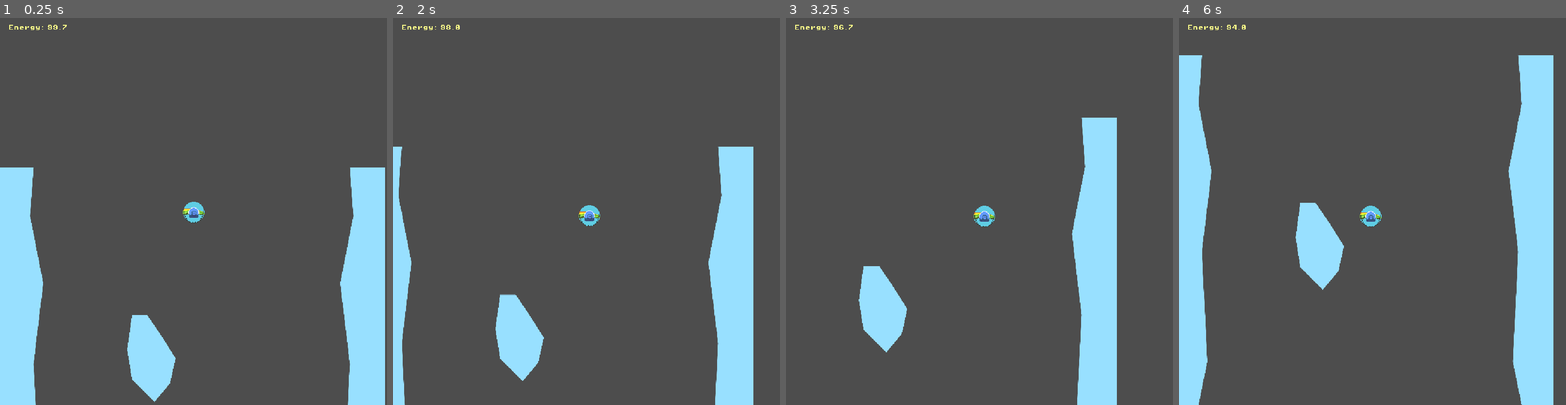
Above: before the commit, frames 1-4 (left to right).
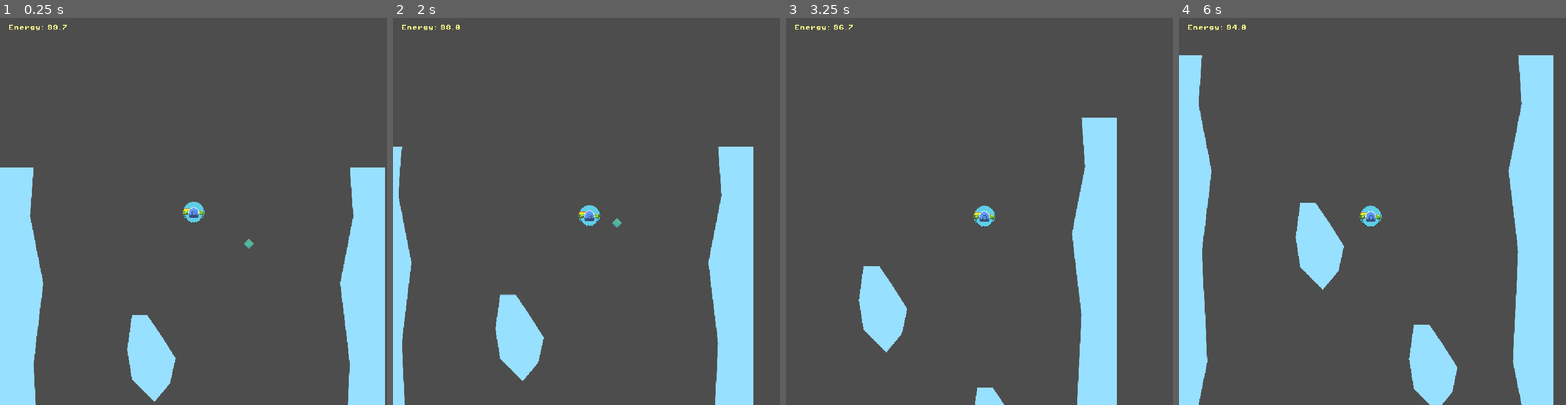
Above: after the commit, the same moments.

Repository: hawkstein/ld57-europan-expedition
Game: Godot game, scene res://scenes/game.tscn
Two runs of this game, one before a commit and one after it. Both use one fixed random seed, a clock stepped at 60 frames per second and the inputs below.
Inputs:
- Up to frame 1 (0.25 s): no input
- Up to frame 2 (2 s): hold Right (thrust_right) 0.53-1.28 s; tap Space (deploy_waystation) at 0.6, 1.35 s; hold Down (thrust_down) from 1.28 s (still down)
- Up to frame 3 (3.25 s): release Down (thrust_down) at 2.03 s; hold Right (thrust_right) 2.03-2.78 s; tap Space (deploy_waystation) at 2.1, 2.85 s; hold Down (thrust_down) from 2.78 s (still down)
- Up to frame 4 (6 s): release Down (thrust_down) at 3.53 s; hold Left (thrust_left) 3.53-5.03 s; tap Space (deploy_waystation) every 0.75 s from 3.6 to 5.85 s; hold Down (thrust_down) 5.03-5.78 s; hold Right (thrust_right) from 5.78 s (still down)

The runs differ from the first frame. In frame 1, less than 0.1% of the frame differs, in the area x 63-66%, y 57-60%; in frame 2, less than 0.1%; in frame 3, 0.3%; in frame 4, 1.8%, in the area x 59-72%, y 79-100%.

Commit message:
add basic resource gathering

Diff:
--- a/project.godot
+++ b/project.godot
@@ -65,6 +65,7 @@
 [layer_names]
 
 2d_physics/layer_2="Waystations"
+2d_physics/layer_3="Resources"
 
 [physics]
 
--- a/scenes/game.tscn
+++ b/scenes/game.tscn
@@ -6,6 +6,7 @@
 [ext_resource type="Texture2D" uid="uid://6m8r3jixkgey" path="res://assets/SmallBlockA.png" id="3_lnu2h"]
 [ext_resource type="Script" uid="uid://fbur17pmri2x" path="res://scripts/hud.gd" id="4_lbhrr"]
 [ext_resource type="FontFile" uid="uid://d1sh02lvddewo" path="res://fonts/PixelOperator8-Bold.ttf" id="5_iywne"]
+[ext_resource type="PackedScene" uid="uid://dhnwbu4oab6u8" path="res://scenes/ore.tscn" id="7_u5sy4"]
 
 [node name="Game" type="Node2D"]
 script = ExtResource("1_p57ef")
@@ -31,6 +32,14 @@
 [node name="Wall4" parent="Walls" instance=ExtResource("2_yqjtg")]
 position = Vector2(1, 569)
 
+[node name="Wall5" parent="Walls" instance=ExtResource("2_yqjtg")]
+position = Vector2(577, 1131)
+rotation = 3.14159
+scale = Vector2(1, -1)
+
+[node name="Wall6" parent="Walls" instance=ExtResource("2_yqjtg")]
+position = Vector2(1, 1131)
+
 [node name="SmallBlock" type="StaticBody2D" parent="."]
 position = Vector2(228, 286)
 
@@ -38,6 +47,18 @@
 polygon = PackedVector2Array(-30, -65, -5, -64, 35, 1, 28, 37, 5, 63, -30, 30, -36, -14)
 
 [node name="Sprite2D" type="Sprite2D" parent="SmallBlock"]
+scale = Vector2(0.171, 0.171)
+texture = ExtResource("3_lnu2h")
+
+[node name="SmallBlock2" type="StaticBody2D" parent="."]
+position = Vector2(228, 286)
+
+[node name="CollisionPolygon2D" type="CollisionPolygon2D" parent="SmallBlock2"]
+position = Vector2(170, 184)
+polygon = PackedVector2Array(-30, -65, -5, -64, 35, 1, 28, 37, 5, 63, -30, 30, -36, -14)
+
+[node name="Sprite2D" type="Sprite2D" parent="SmallBlock2"]
+position = Vector2(169, 181)
 scale = Vector2(0.171, 0.171)
 texture = ExtResource("3_lnu2h")
 
@@ -54,5 +75,16 @@
 theme_override_font_sizes/font_size = 8
 text = "Energy: "
 
+[node name="Resources" type="Node2D" parent="."]
+
+[node name="Ore" parent="Resources" instance=ExtResource("7_u5sy4")]
+position = Vector2(373, 115)
+
+[node name="Ore2" parent="Resources" instance=ExtResource("7_u5sy4")]
+position = Vector2(60, 1236)
+
+[node name="Ore3" parent="Resources" instance=ExtResource("7_u5sy4")]
+position = Vector2(67, 1288)
+
 [connection signal="deploy_waystation" from="Submersible" to="." method="_on_submersible_deploy_waystation"]
 [connection signal="energy_update" from="Submersible" to="HUD" method="_on_submersible_energy_update"]
--- /dev/null
+++ b/scenes/ore.tscn
@@ -0,0 +1,128 @@
+[gd_scene load_steps=8 format=3 uid="uid://dhnwbu4oab6u8"]
+
+[ext_resource type="Texture2D" uid="uid://bm4k2qjr5wg74" path="res://assets/Ore.png" id="1_84iim"]
+[ext_resource type="Script" uid="uid://8vjebq628nyc" path="res://scripts/ore.gd" id="1_f6cf6"]
+[ext_resource type="AudioStream" uid="uid://d3aifjb2hrvco" path="res://assets/sounds/Soft thing.wav" id="3_e1maq"]
+
+[sub_resource type="CircleShape2D" id="CircleShape2D_f6cf6"]
+radius = 14.0
+
+[sub_resource type="Animation" id="Animation_e1maq"]
+resource_name = "pickup"
+tracks/0/type = "value"
+tracks/0/imported = false
+tracks/0/enabled = true
+tracks/0/path = NodePath("../Sprite2D:visible")
+tracks/0/interp = 1
+tracks/0/loop_wrap = true
+tracks/0/keys = {
+"times": PackedFloat32Array(0, 0.0001),
+"transitions": PackedFloat32Array(1, 1),
+"update": 1,
+"values": [true, false]
+}
+tracks/1/type = "value"
+tracks/1/imported = false
+tracks/1/enabled = true
+tracks/1/path = NodePath("../CollisionShape2D:disabled")
+tracks/1/interp = 1
+tracks/1/loop_wrap = true
+tracks/1/keys = {
+"times": PackedFloat32Array(0, 0.0001),
+"transitions": PackedFloat32Array(1, 1),
+"update": 1,
+"values": [false, true]
+}
+tracks/2/type = "value"
+tracks/2/imported = false
+tracks/2/enabled = true
+tracks/2/path = NodePath(".:playing")
+tracks/2/interp = 1
+tracks/2/loop_wrap = true
+tracks/2/keys = {
+"times": PackedFloat32Array(0),
+"transitions": PackedFloat32Array(1),
+"update": 1,
+"values": [true]
+}
+tracks/3/type = "method"
+tracks/3/imported = false
+tracks/3/enabled = true
+tracks/3/path = NodePath("..")
+tracks/3/interp = 1
+tracks/3/loop_wrap = true
+tracks/3/keys = {
+"times": PackedFloat32Array(1),
+"transitions": PackedFloat32Array(1),
+"values": [{
+"args": [],
+"method": &"queue_free"
+}]
+}
+
+[sub_resource type="Animation" id="Animation_y7mvg"]
+length = 0.001
+tracks/0/type = "value"
+tracks/0/imported = false
+tracks/0/enabled = true
+tracks/0/path = NodePath("../Sprite2D:visible")
+tracks/0/interp = 1
+tracks/0/loop_wrap = true
+tracks/0/keys = {
+"times": PackedFloat32Array(0),
+"transitions": PackedFloat32Array(1),
+"update": 1,
+"values": [true]
+}
+tracks/1/type = "value"
+tracks/1/imported = false
+tracks/1/enabled = true
+tracks/1/path = NodePath("../CollisionShape2D:disabled")
+tracks/1/interp = 1
+tracks/1/loop_wrap = true
+tracks/1/keys = {
+"times": PackedFloat32Array(0),
+"transitions": PackedFloat32Array(1),
+"update": 1,
+"values": [false]
+}
+tracks/2/type = "value"
+tracks/2/imported = false
+tracks/2/enabled = true
+tracks/2/path = NodePath(".:playing")
+tracks/2/interp = 1
+tracks/2/loop_wrap = true
+tracks/2/keys = {
+"times": PackedFloat32Array(0),
+"transitions": PackedFloat32Array(1),
+"update": 1,
+"values": [false]
+}
+
+[sub_resource type="AnimationLibrary" id="AnimationLibrary_p50m2"]
+_data = {
+&"RESET": SubResource("Animation_y7mvg"),
+&"pickup": SubResource("Animation_e1maq")
+}
+
+[node name="Ore" type="Area2D"]
+collision_layer = 4
+collision_mask = 4
+script = ExtResource("1_f6cf6")
+
+[node name="CollisionShape2D" type="CollisionShape2D" parent="."]
+shape = SubResource("CircleShape2D_f6cf6")
+
+[node name="Sprite2D" type="Sprite2D" parent="."]
+texture = ExtResource("1_84iim")
+
+[node name="PickupSound" type="AudioStreamPlayer2D" parent="."]
+stream = ExtResource("3_e1maq")
+
+[node name="AnimationPlayer" type="AnimationPlayer" parent="."]
+root_node = NodePath("../PickupSound")
+libraries = {
+&"": SubResource("AnimationLibrary_p50m2")
+}
+
+[connection signal="body_entered" from="." to="." method="_on_body_entered"]
--- a/scenes/submersible.tscn
+++ b/scenes/submersible.tscn
@@ -15,7 +15,8 @@
 
 [node name="Submersible" type="RigidBody2D"]
 editor_description = "Player submersible"
-collision_layer = 3
+collision_layer = 7
+collision_mask = 5
 physics_material_override = SubResource("PhysicsMaterial_d0ry6")
 can_sleep = false
 lock_rotation = true
--- a/scripts/game_manager.gd
+++ b/scripts/game_manager.gd
@@ -1,12 +1,16 @@
 extends Node2D
 
 var waystations := Array([], TYPE_VECTOR2, "", null)
+var player_ore := 50
 
 func get_intro() -> String:
 	return "Here's your interlude intro!"
 
-func add_waystation(position:Vector2) -> void:
-	waystations.append(position)
+func add_waystation(station_position:Vector2) -> void:
+	waystations.append(station_position)
 
 func get_waystations():
 	return waystations
+
+func collect_ore():
+	player_ore += 10
--- /dev/null
+++ b/scripts/ore.gd
@@ -0,0 +1,6 @@
+extends Area2D
+@onready var animation_player: AnimationPlayer = $AnimationPlayer
+
+func _on_body_entered(_body: Node2D) -> void:
+	GameManager.collect_ore()
+	animation_player.play("pickup")
--- a/scripts/submersible.gd
+++ b/scripts/submersible.gd
@@ -34,11 +34,11 @@
 		state.apply_force(HORIZONTAL_THRUST * horizontal_direction)
 
 
-func _on_body_shape_entered(body_rid: RID, body: Node, body_shape_index: int, local_shape_index: int) -> void:
+func _on_body_shape_entered(_body_rid: RID, _body: Node, _body_shape_index: int, _local_shape_index: int) -> void:
 	remove_energy(contact_loss)
 
 
-func _on_area_2d_body_entered(body: Node2D) -> void:
+func _on_area_2d_body_entered(_body: Node2D) -> void:
 	if deploy_mode:
 		waystation.visible = false
 		can_deploy = false
--- a/scripts/waystation.gd
+++ b/scripts/waystation.gd
@@ -10,6 +10,6 @@
 	return energy_available
 
 
-func _on_body_entered(body: Node2D) -> void:
+func _on_body_entered(_body: Node2D) -> void:
 	if (energy_storage > 0):
 		emit_signal("waystation_transfer", transfer_energy())
Binary file added: assets/Ore.png
Not shown, added: assets/Ore.png.import
Not shown, added: assets/sounds/Soft thing.wav.import
Not shown: 1 places in scenes/game.tscn that only renumber resources
Not shown, added: scripts/ore.gd.uid
Not shown, added: assets/sounds/Soft thing.wav
